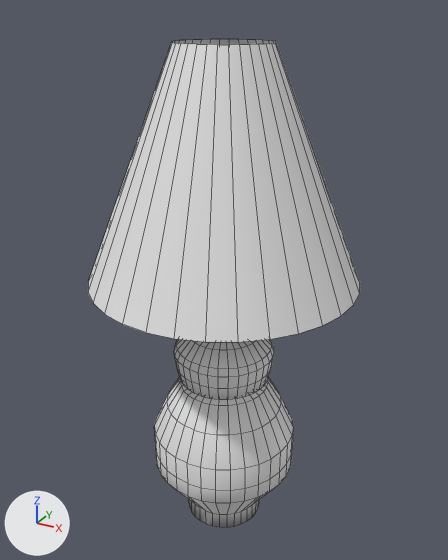
Renders of the FBX model working/subahu/Lamp/Lamp.fbx from each side of a commit.
The view is the same before and after, from a 50 mm lens placed at (1.19, -2.16, 2.32), pointed at (-0.02, 0.03, 1.22). Every picture has the same lights, and +X, +Y and +Z are marked at lower left. Mesh edges are drawn as thin lines. Where no turn or scale is listed for an object, it has been applied to the vertices.

Names of what the first picture shows: 'LampBase', 'LampShade'.
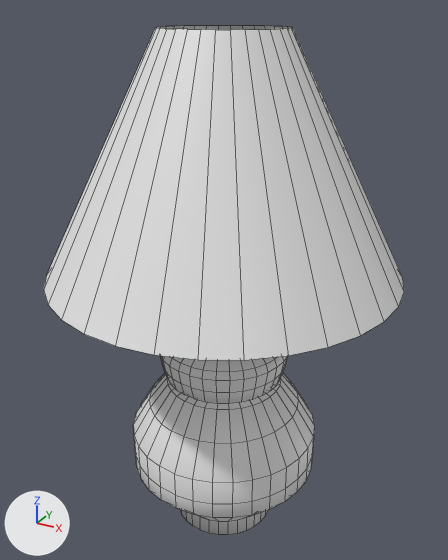
Where the newer file only moved an object's origin or applied its transform, the numbers keep the older frame.

The change, as a list of edits to the scene's bpy script:
```text
Change me_circle_004:
    where me_circle_004.from_pydata(...)  # 64 vertices, 32 faces; spans x -0.578..0.578, y -0.578..0.578, z 0.083..1.031
    used by ob_lampshade; location = (0.0, 0.0, 1.171)
    me_circle_004 part 1: the whole mesh is scaled about its middle by (1.3, 1.3, 1.02), then moved by (0.0, 0.0, 0.04)
Change me_cylinder_003:
    where me_cylinder_003.from_pydata(...)  # 480 vertices, 437 faces; spans x -7.9..54.5, y -17.0..17.0, z -1.0..1.0
    used by ob_lampbase; location = (0.0, 0.0, 1.347); rotation_euler = (3.142, 1.571, 0.0), in degrees (180, 90, 0); scale = (0.0246, 0.0196, 0.521)
    me_cylinder_003 part 2: the whole mesh is multiplied about the mesh origin by the matrix ((0.0, 0.0, 0.676), (0.0, 0.025, 0.0), (-0.025, 0.0, 0.0))
Change ob_lampbase:
    ob_lampbase.scale: (0.0246, 0.0196, 0.521) -> (1.0, 1.0, 1.0)
    ob_lampbase.location: (0.0, 0.0, 1.347) -> (0.0, 0.0, 1.38)
    ob_lampbase.rotation_euler: (3.142, 1.571, 0.0) -> (0.0, 0.0, -3.142)  # degrees (180, 90, 0) -> degrees (0, 0, -180)
```

Changed parts and their boxes [x1, y1, x2, y2] in the pictures (448 x 560 px):
'LampShade', mesh rescaled (32% wider, 10% taller)
    before: [88, 39, 360, 342]
    after: [44, 26, 404, 360]
'LampBase', reshaped, moved, turned, rescaled
    before: [154, 339, 294, 527]
    after: [133, 356, 315, 534]
